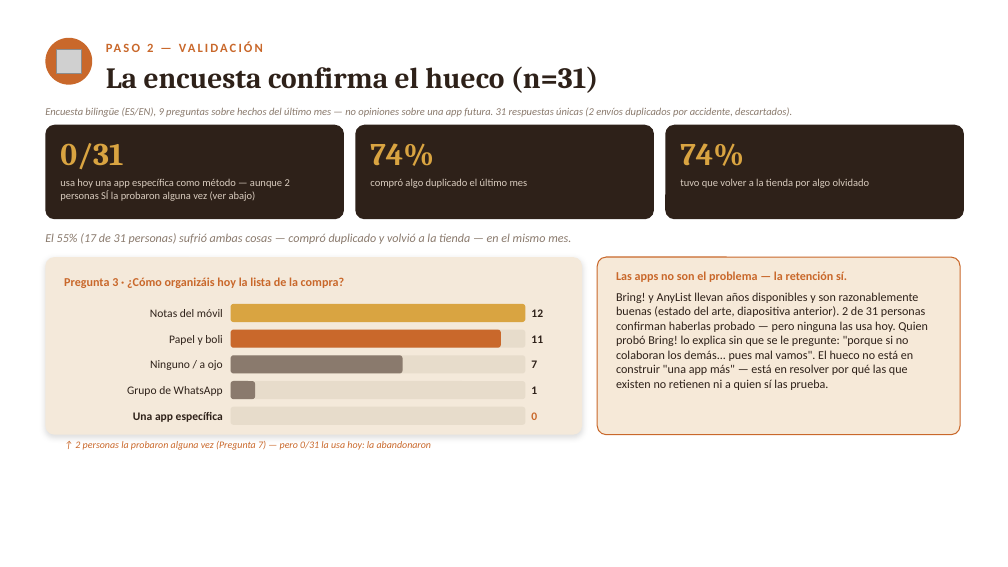
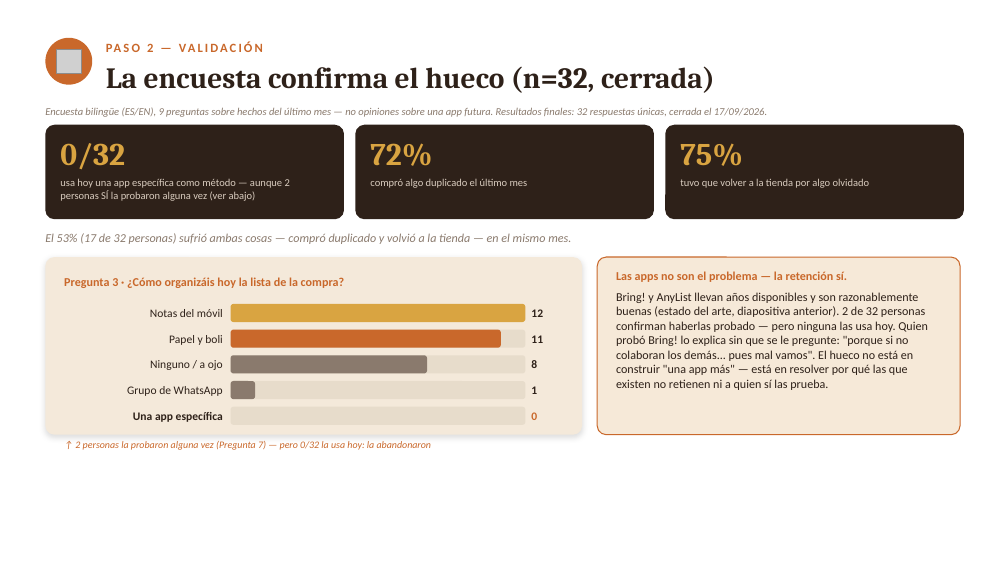
Before and after one commit to lagoanadia/Larder, a slide deck: slide 5 of docs/larder-presentacion.pptx. Drawn at 1008x567 pixels with LibreOffice and Linux fonts; fonts in the diff are those of the drawing; grey boxes stand for pictures. Boxes give left, top, right and bottom in pixels: in the first picture for what was removed or moved away, otherwise in the second. Text is boxed around its words. In the diff, an @@ line names an element or a change of style, - is before the commit and + after.

```diff
--- a/docs/larder-presentacion.pptx
+++ b/docs/larder-presentacion.pptx
@@ text at box(106, 66, 715, 93): text changed @@
-La encuesta confirma el hueco (n=31)
+La encuesta confirma el hueco (n=32, cerrada)
@@ text at box(45, 107, 767, 117): text changed @@
-Encuesta bilingüe (ES/EN), 9 preguntas sobre hechos del último mes — no opiniones sobre una app futura. 31 respuestas únicas (2 envíos duplicados por accidente, descartados).
+Encuesta bilingüe (ES/EN), 9 preguntas sobre hechos del último mes — no opiniones sobre una app futura. Resultados finales: 32 respuestas únicas, cerrada el 17/09/2026.
@@ text at box(60, 143, 125, 169): text changed @@
-0/31
+0/32
@@ text at box(370, 143, 432, 166): text changed @@
-74%
+72%
@@ text at box(680, 144, 743, 166): text changed @@
-74%
+75%
@@ text at box(45, 233, 571, 244): text changed @@
-El 55% (17 de 31 personas) sufrió ambas cosas — compró duplicado y volvió a la tienda — en el mismo mes.
+El 53% (17 de 32 personas) sufrió ambas cosas — compró duplicado y volvió a la tienda — en el mismo mes.
@@ text at box(616, 292, 928, 390): text changed @@
-Bring! y AnyList llevan años disponibles y son razonablemente buenas (estado del arte, diapositiva anterior). 2 de 31 personas confirman haberlas probado — pero ninguna las usa hoy. Quien probó Bring! lo explica sin que se le pregunte: "porque si no colaboran los demás... pues mal vamos". El hueco no está en construir "una app más" — está en resolver por qué las que existen no retienen ni a quien sí las prueba.
+Bring! y AnyList llevan años disponibles y son razonablemente buenas (estado del arte, diapositiva anterior). 2 de 32 personas confirman haberlas probado — pero ninguna las usa hoy. Quien probó Bring! lo explica sin que se le pregunte: "porque si no colaboran los demás... pues mal vamos". El hueco no está en construir "una app más" — está en resolver por qué las que existen no retienen ni a quien sí las prueba.
@@ rounded rectangle: place and size @@
-rounded rectangle at box(231, 355, 402, 374)
+rounded rectangle at box(231, 355, 427, 374)
@@ text at box(531, 360, 537, 368): text changed @@
-7
+8
```
Also in this commit, not shown: 1 other slide changed, 1 other file.
